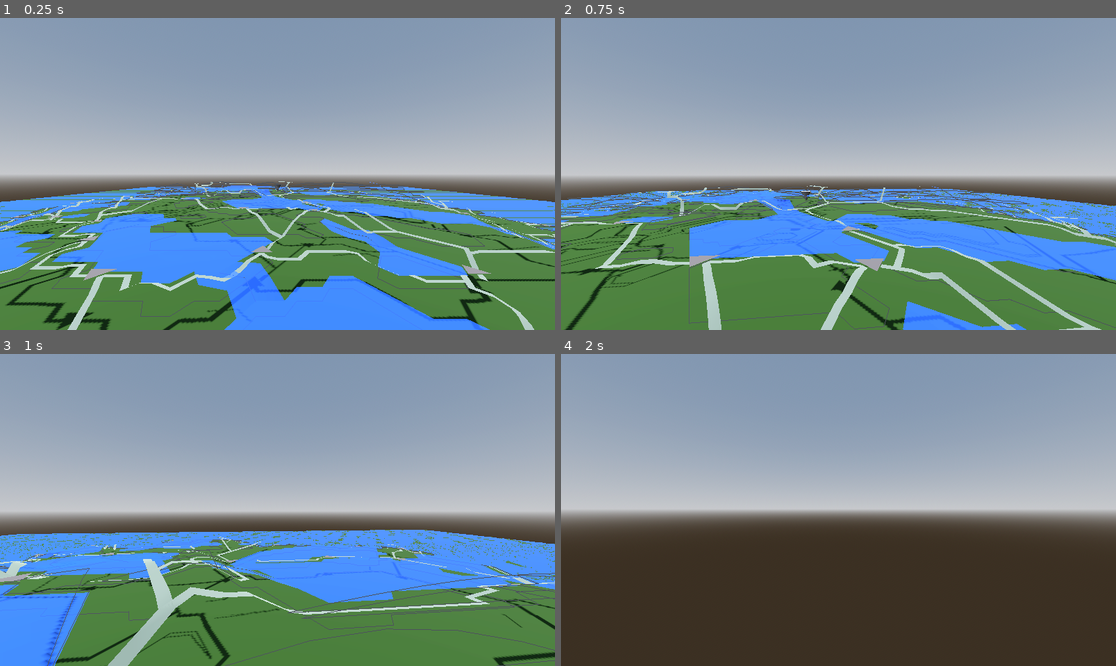
Above: before the commit, frames 1-4 (two rows, left to right).
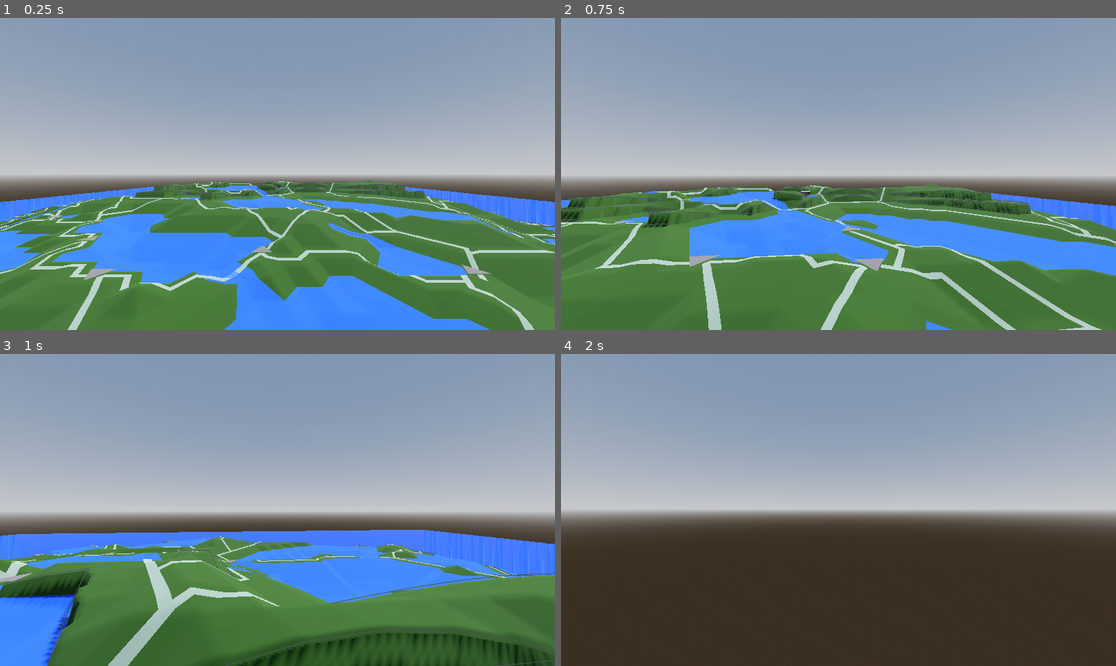
Above: after the commit, the same moments.

Repository: MichaelReel/Faster-Island-Generation
Game: Godot game, scene res://Main.tscn
The game is run twice, just before and just after one commit, with the same random seed, the same clock (stepped at 60 frames per second) and the same inputs.
Inputs (mouse positions are in pixels of both pictures, inside the frame that each line leads up to):
- Up to frame 1 (0.25 s): no input
- Up to frame 2 (0.75 s): tap Enter at 0.5 s; move the mouse to (866, 174) at 0.52 s; hold W (forward) from 0.53 s (still down)
- Up to frame 3 (1 s): keep holding W (forward)
- Up to frame 4 (2 s): keep holding W (forward); move the mouse to (810, 510) at 1.27 s

The runs differ from the first frame. In frame 1, 7.5% of the frame differs, in the area x 0-100%, y 51-100%; in frame 2, 8.0%; in frame 3, 19%, in the area x 0-100%, y 56-100%; in frame 4, nothing differs.

Commit message:
Fixed the heights. Still need to take account of cliffs and map edges correctly.

Diff:
--- a/island/generation/mid_lod/geometry/MidLODPointLayer.gd
+++ b/island/generation/mid_lod/geometry/MidLODPointLayer.gd
@@ -21,12 +21,6 @@
 	_tri_cell_layer = tri_cell_layer
 	_low_lod_agg_layer = low_lod_agg_layer
 	_mid_lod_subdivision = mid_lod_subdivision
-
-#
-#
-# TODO: Point heights don't seem to be getting set correctly!
-#
-#
 
 func perform() -> void:
 	var cell_count = _tri_cell_layer.get_total_cell_count()
@@ -158,8 +152,8 @@
 	return new_vertices
 
 func _set_heights_to_low_lod_height(points: PackedVector3Array, low_lod_agg_layer: LowLODAggregateLayer) -> void:
-	for point in points:
-		point.y = low_lod_agg_layer.get_height_at_xz(Vector2(point.x, point.z))
+	for point_index: int in range(points.size()):
+		points[point_index].y = low_lod_agg_layer.get_height_at_xz(Vector2(points[point_index].x, points[point_index].z))
 
 func _to_string() -> String:
 	return "Mid LOD Point Stage"
